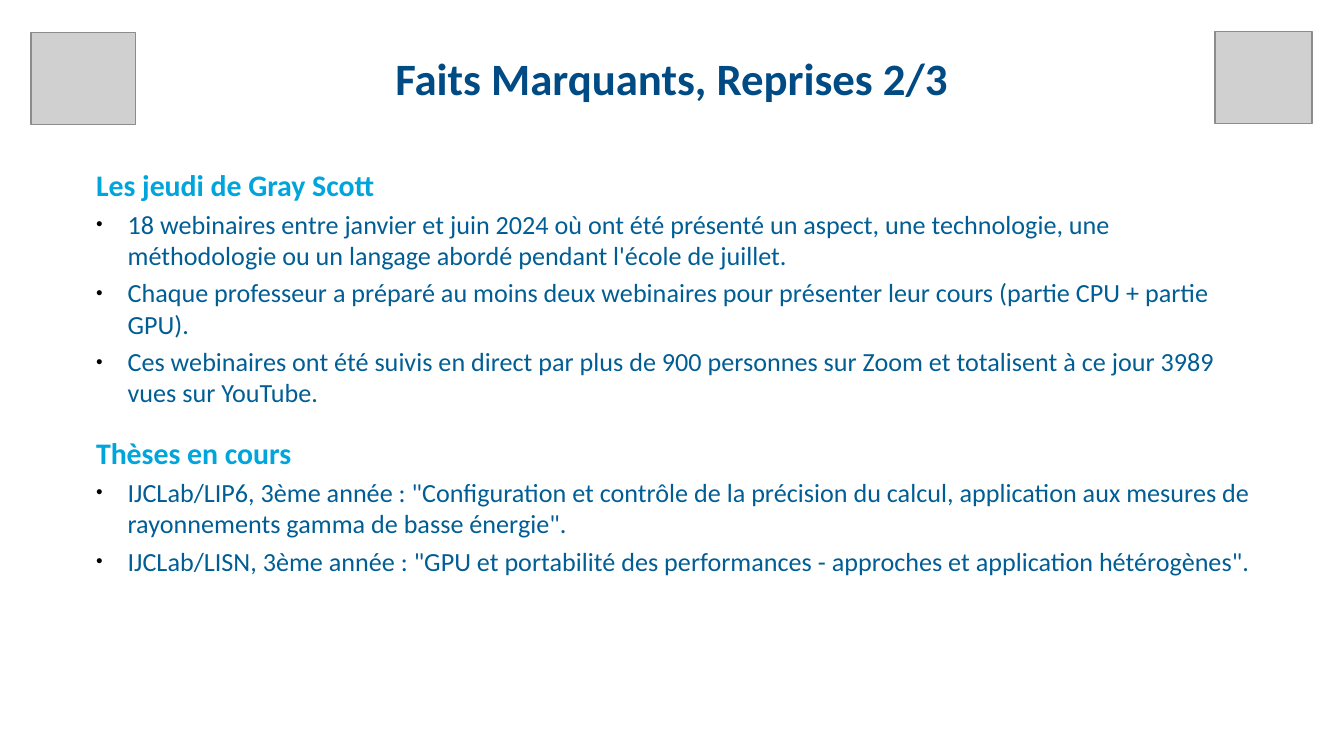
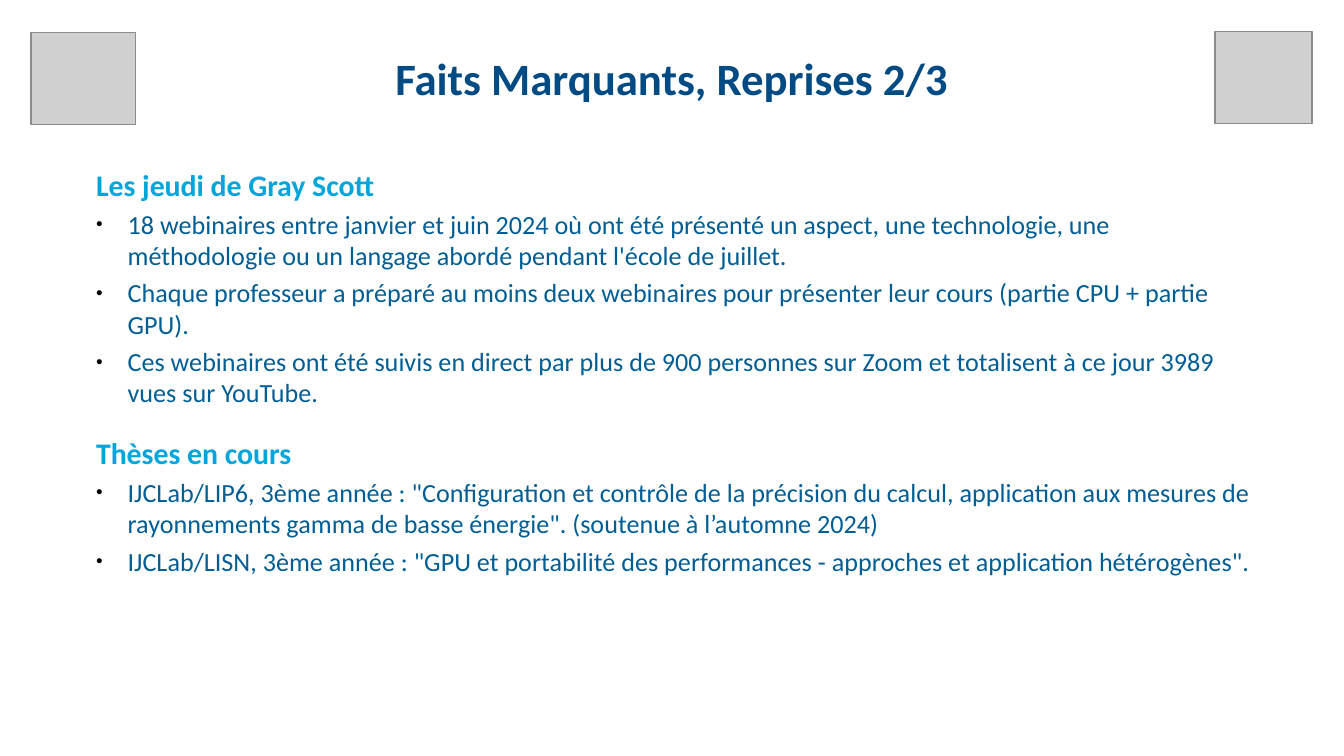
Before and after one commit to fjammes/misc, a slide deck: slide 8 of decalog/decalog-entretien-2024.odp. Drawn at 1344x756 pixels with LibreOffice and Linux fonts; fonts in the diff are those of the drawing; grey boxes stand for pictures. Boxes give left, top, right and bottom in pixels: in the first picture for what was removed or moved away, otherwise in the second. Text is boxed around its words. In the diff, an @@ line names an element or a change of style, - is before the commit and + after.

```diff
--- a/decalog/decalog-entretien-2024.odp
+++ b/decalog/decalog-entretien-2024.odp
@@ text at bbox=[128, 484, 1249, 538]: text changed @@
-● IJCLab/LIP6, 3ème année : "Configuration et contrôle de la précision du calcul, application aux mesures de rayonnements gamma de basse énergie".
+● IJCLab/LIP6, 3ème année : "Configuration et contrôle de la précision du calcul, application aux mesures de rayonnements gamma de basse énergie". (soutenue à l’automne 2024)
```
Also in this commit, not shown: 11 other slides changed, 1 slide removed, 1 other file.
